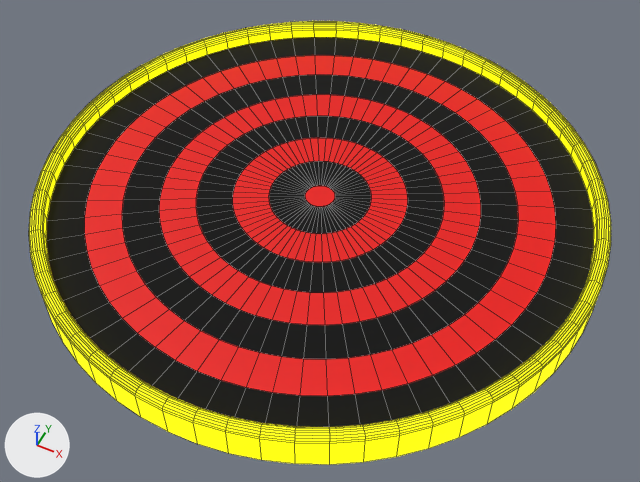
Two versions of the FBX model RocketMan/Assets/Imports/Launchpad.fbx, one commit apart.
Before and after are seen from a camera (50 mm lens) standing at (0.995, -1.991, 2.318) and looking at (0.05, -0.101, -0.044). The lights are fixed; the arrows at lower left show +X, +Y and +Z. Mesh edges are drawn as thin lines. Where no turn or scale is listed for an object, it has been applied to the vertices.

Script lines for the objects in view, before the commit:
```python
me_cylinder_005 = bpy.data.meshes.new('Cylinder.005')
me_cylinder_005.from_pydata(...)  # 1216 vertices, 1154 faces; spans x -1.0..1.0, y -1.0..1.0, z -0.01..0.13
# faces by material slot: [705, 256, 193]
me_cylinder_005.materials.append(mat_yellow)  # yellow #f9ff00
me_cylinder_005.materials.append(mat_black)  # black #000000
me_cylinder_005.materials.append(mat_red)  # red #e70500
ob_launchpad = bpy.data.objects.new('LaunchPad', me_cylinder_005)
ob_launchpad.location = (0.0, 0.0, 0.0)
```
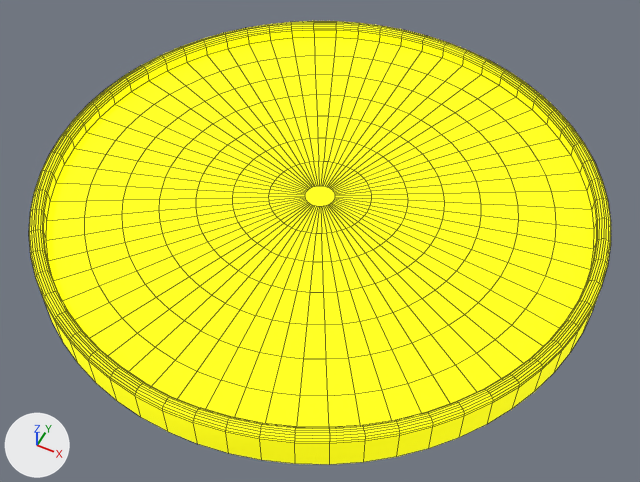
Commit message: Danny - Update Launchpad / LandingPad

What differs and where, as boxes (x1, y1, x2, y2) in the pictures (640 x 482 px):
part 1 of me_cylinder_005, recoloured (black to yellow): (46, 37, 594, 427) in both
part 2 of me_cylinder_005, recoloured (red to yellow): (85, 55, 556, 396) in both

The change, as a list of edits to the scene's bpy script:
```text
Change me_cylinder_005:
    where me_cylinder_005.from_pydata(...)  # 1216 vertices, 1154 faces; spans x -1.0..1.0, y -1.0..1.0, z -0.01..0.13
    used by ob_launchpad; location = (0.0, 0.0, 0.0)
    me_cylinder_005 part 1: all 256 faces that had it switch from mat_black (black #000000) to mat_yellow (yellow #f9ff00)
    me_cylinder_005 part 2: all 193 faces that had it switch from mat_red (red #e70500) to mat_yellow (yellow #f9ff00)
```
